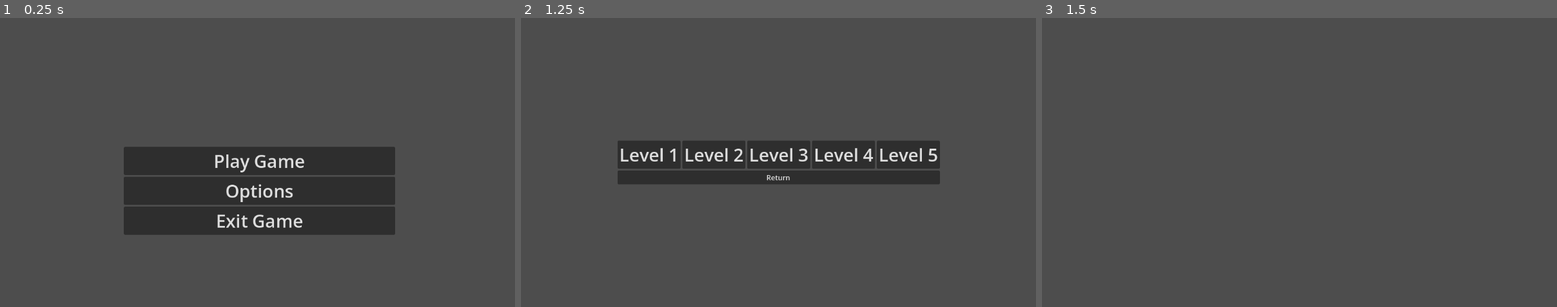
Above: before the commit, frames 1-3 (left to right).
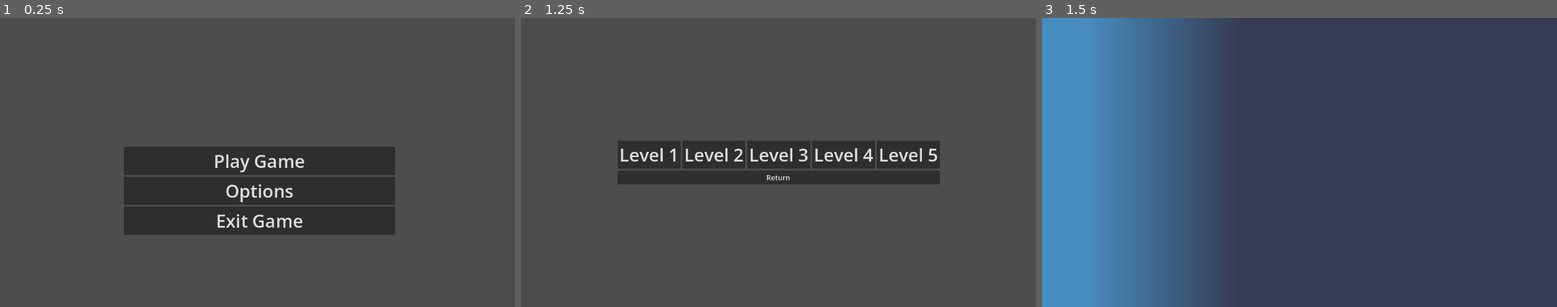
Above: after the commit, the same moments.

Repository: ecclepe-droid/compost-defender
Game: Godot game, scene res://Scenes/start_screen.tscn
Two runs of this game, one before a commit and one after it. Both use one fixed random seed, a clock stepped at 60 frames per second and the inputs below. The engine's default icon, where the game draws it, is replaced by a stand-in: a white triangle on a blue panel in a dark square.
Inputs:
- Up to frame 1 (0.25 s): no input
- Up to frame 2 (1.25 s): click "Play Game" at 0.5 s
- Up to frame 3 (1.5 s): click "Level 1" at 1.25 s

Frames 1-2 are identical in both runs. In frame 3, 33% of the frame differs, in the area x 0-33%, y 0-100%.

Commit message:
Create Level Path

Diff:
--- a/compost-defender/Scenes/level_1.tscn
+++ b/compost-defender/Scenes/level_1.tscn
@@ -1,6 +1,25 @@
 [gd_scene format=3 uid="uid://xbdiqwdb2ala"]
 
 [ext_resource type="Script" uid="uid://g3h2opbgjf31" path="res://Scripts/level_1.gd" id="1_vk57k"]
+[ext_resource type="Texture2D" uid="uid://0pp8rvsdbrjw" path="res://Sprites/icon.svg" id="2_xfk5q"]
 
-[node name="Level-1" type="Node2D" unique_id=1674712715]
+[sub_resource type="Curve2D" id="Curve2D_8ffim"]
+_data = {
+"points": PackedVector2Array(0, 0, 0, 0, -1811, -824, 0, 0, 0, 0, 746, -197, 0, 0, 0, 0, -1121, 365, 0, 0, 0, 0, 1903, 736)
+}
+point_count = 4
+
+[node name="Level1" type="Node2D" unique_id=1674712715]
 script = ExtResource("1_vk57k")
+
+[node name="LevelView" type="Camera2D" parent="." unique_id=752227584]
+zoom = Vector2(0.34, 0.34)
+
+[node name="LevelBackground" type="Sprite2D" parent="." unique_id=649744635]
+z_index = -1
+position = Vector2(-44864, 8557)
+scale = Vector2(999, 999)
+texture = ExtResource("2_xfk5q")
+
+[node name="EnemyPath" type="Path2D" parent="." unique_id=158417071]
+curve = SubResource("Curve2D_8ffim")
